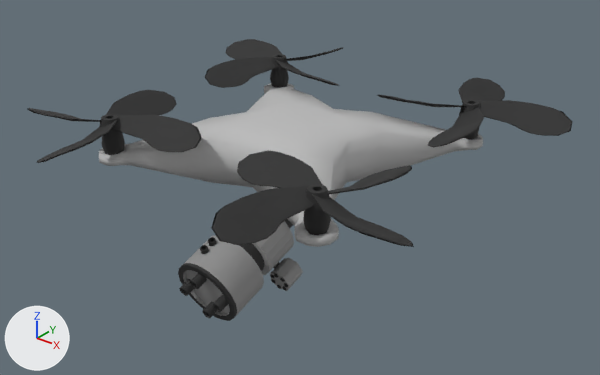
Two versions of the FBX model Cosmic_Life/Assets/Resources/Models/DROID/Drone/doron_model.fbx, one commit apart.
Before and after are seen from a 50 mm lens placed at (0.1157, -0.1426, 0.0794), pointed at (0.0008, 0.0011, -0.0097). Arrows for +X, +Y and +Z are at lower left; the lights stay in place.
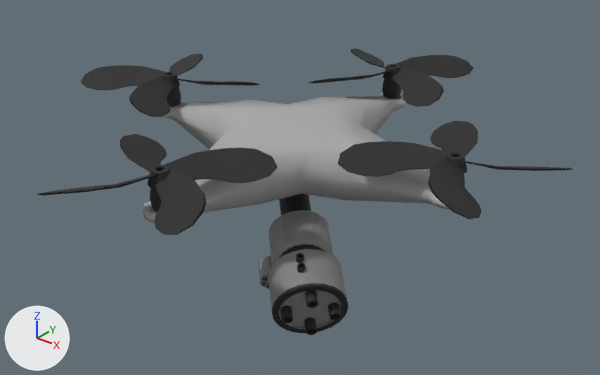
Boxes [x1, y1, x2, y2] around the edits, measured in the pictures (600 x 375 px):
'polySurface49', reshaped, turned: before [28, 39, 572, 321]; after [37, 48, 572, 335]
part 1 of me_mesh, recoloured: before [185, 235, 289, 313]; after [260, 249, 341, 326]

The change, as a diff of the scene's bpy script:
```diff
--- a/Cosmic_Life/Assets/Resources/Models/DROID/Drone/doron_model.fbx.py
+++ b/Cosmic_Life/Assets/Resources/Models/DROID/Drone/doron_model.fbx.py
@@ mat_material3 @@
+mat_material3 = principled_material('material3')
+mat_material3.base_color = (0.229, 0.229, 0.229)  # grey #848484
+mat_material3.roughness = 0.553
@@ mat_material0 @@
+mat_material0 = principled_material('material0')
+mat_material0.base_color = (0.4, 0.4, 0.4)  # grey #aaaaaa
+mat_material0.roughness = 0.749
@@ mat_material2 @@
+mat_material2 = principled_material('material2')
+mat_material2.base_color = (0.4, 0.4, 0.4)  # grey #aaaaaa
+mat_material2.roughness = 1.0
@@ mat_material1 @@
+mat_material1 = principled_material('material1')
+mat_material1.base_color = (0.0156, 0.0156, 0.0156)  # black #222222
+mat_material1.roughness = 0.749
@@ me_mesh @@
 # used by ob_polysurface49; location = (0.0, 0.0, 0.0); rotation_euler = (1.571, 0.0, 0.0), in degrees (90, 0, 0); scale = (0.01, 0.01, 0.01)
-me_mesh.from_pydata(...)  # 4049 vertices, 4699 faces; spans x -5.36..5.36, y -3.2..1.1, z -5.31..5.31
-me_mesh.materials.append(mat_blinn3)  # grey #bcbcbc
-me_mesh.materials.append(mat_blinn2)  # black #262626
-me_mesh.materials.append(mat_lambert1)  # grey #bcbcbc
+me_mesh.from_pydata(...)  # 4049 vertices, 7847 faces; spans x -5.36..5.36, y -3.2..1.1, z -5.31..5.31
+# me_mesh part 1: 773 faces spanning x -0.98..0.92, y -3.03..-1.27, z 0.76..3.38 switch from mat_phong2 (grey #929292) to mat_material3 (grey #838383)
+me_mesh.materials.append(mat_material0)  # grey #aaaaaa
+me_mesh.materials.append(mat_material1)  # black #222222
+me_mesh.materials.append(mat_material2)  # grey #aaaaaa
@@ ob_polysurface49 @@
 ob_polysurface49.location = (0.0, 0.0, 0.0)
-ob_polysurface49.rotation_euler = (1.571, 0.0, 0.0)  # degrees (90, 0, 0)
+ob_polysurface49.rotation_euler = (1.571, 0.0, 0.785)  # degrees (90, 0, 45)
 ob_polysurface49.scale = (0.01, 0.01, 0.01)
```
